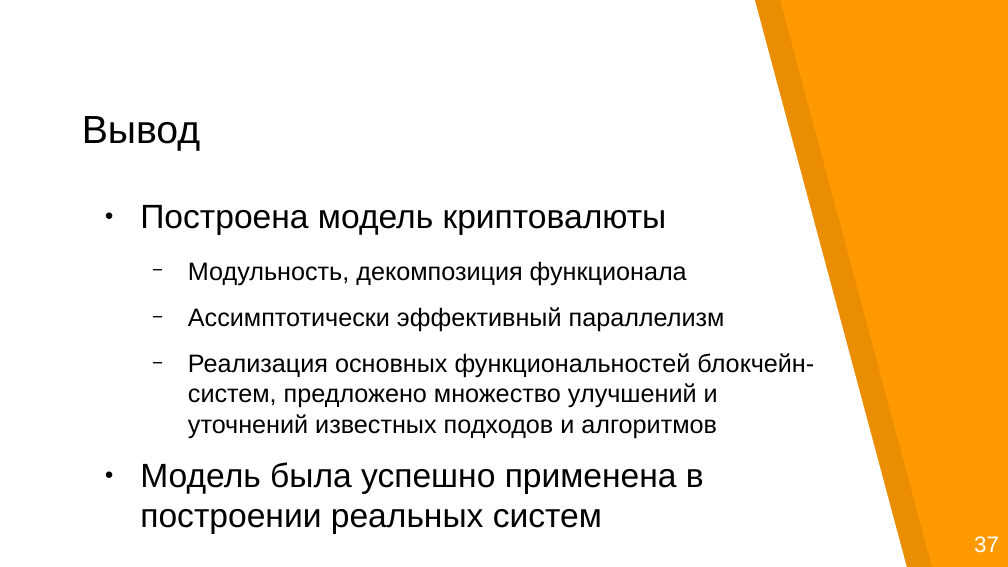
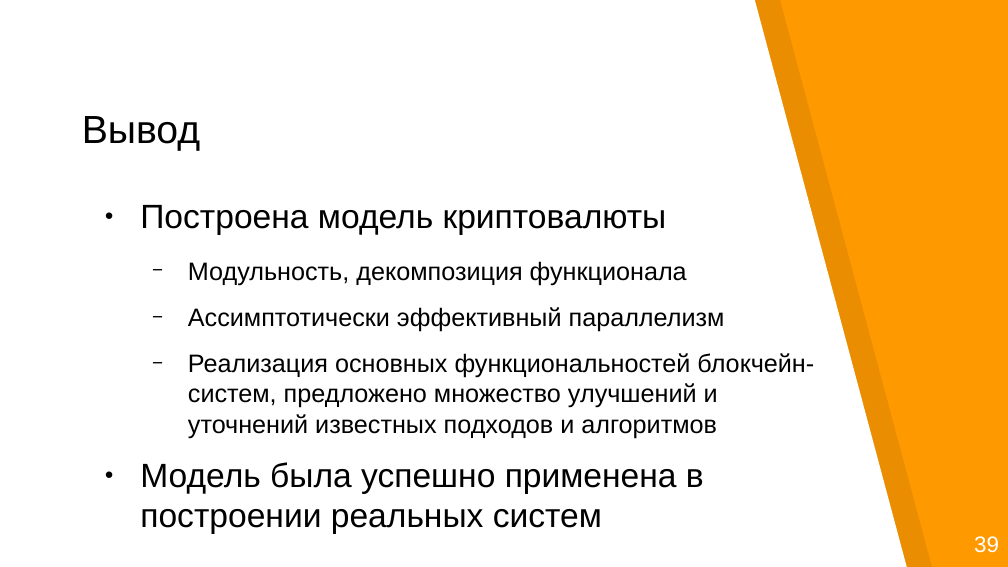
Before and after one commit to georgeee/itmo-master-thesis, a slide deck: slide 37 of presentation.odp (slide 35 before the commit). Drawn at 1008x567 pixels with LibreOffice and Linux fonts; fonts in the diff are those of the drawing. Boxes give left, top, right and bottom in pixels: in the first picture for what was removed or moved away, otherwise in the second. Text is boxed around its words. In the diff, an @@ line names an element or a change of style, - is before the commit and + after.

```diff
--- a/presentation.odp
+++ b/presentation.odp
@@ text at (974,536,999,553): text changed @@
-37
+39
```
Also in this commit, not shown: 30 other slides changed, 3 slides added, 1 slide removed, 1 other file.
